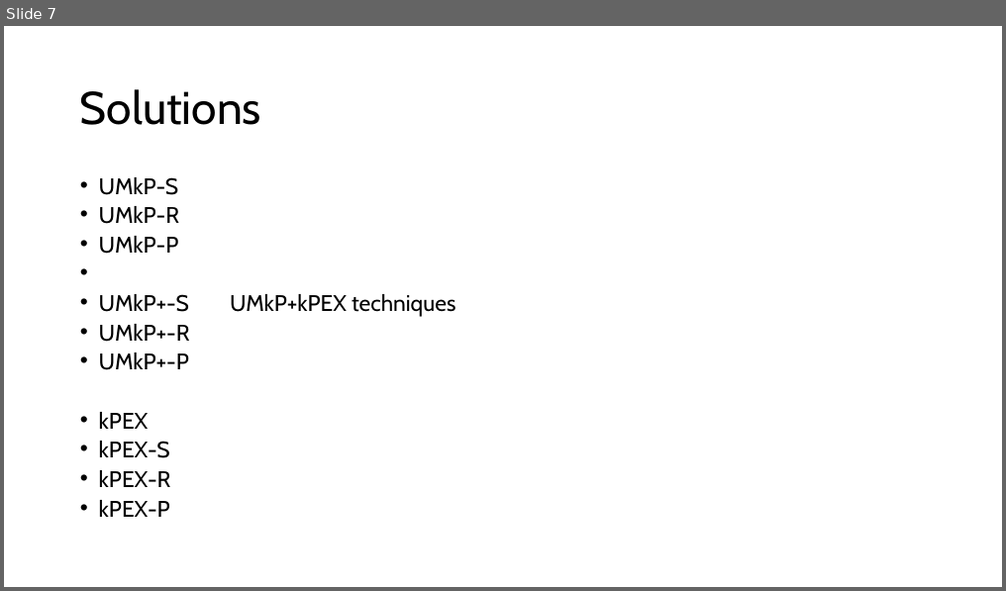
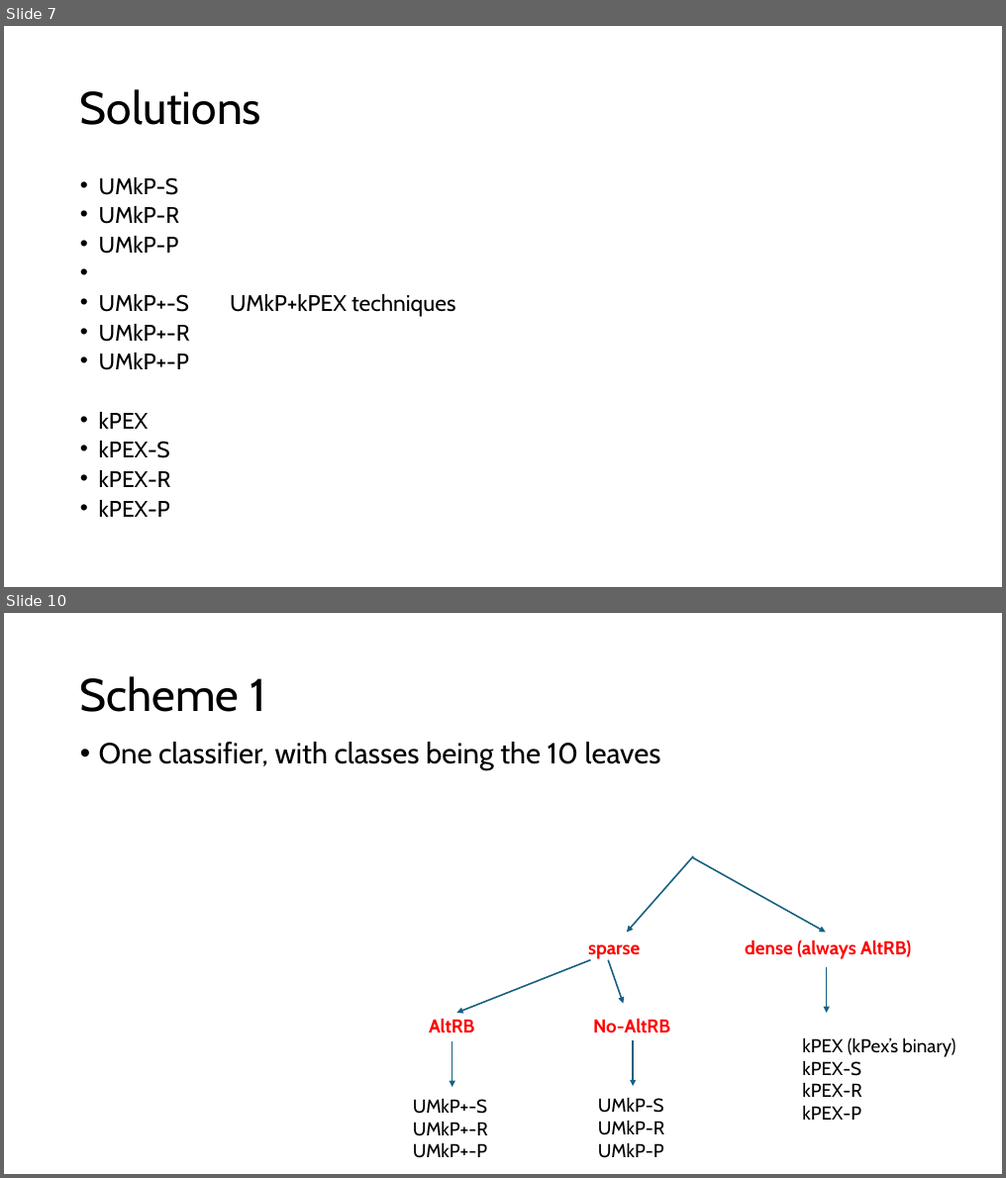
Before and after one commit to akhlaqueak/kplex-ML, a slide deck: results explorations.pptx. Shown one above the other, each under a label of ours: slide 7 before the commit, slides 7 and 10 after it; the slides between them are not shown. The pictures are 1006x591 and 1006x1178 pixels, drawn with LibreOffice and Linux fonts; fonts in the diff are those of the drawing. Boxes give left, top, right and bottom in pixels: in the first picture for what was removed or moved away, otherwise in the second. Text is boxed around its words. In the diff, an @@ line names an element or a change of style, - is before the commit and + after.

```diff
--- a/results explorations.pptx
+++ b/results explorations.pptx
@@ slide 10 added at box(4, 613, 1002, 1174), background #FFFFFF @@
@@ title added at box(80, 676, 265, 712), 44 pt, text #000000 @@
+Scheme 1
@@ text added at box(99, 742, 661, 770), 28 pt, text #000000 @@
+• One classifier, with classes being the 10 leaves
@@ arrow added from (693, 857) to (627, 933), #156082 1.5 pt @@
@@ arrow added from (693, 858) to (826, 933), #156082 1.5 pt @@
@@ arrow added from (591, 960) to (456, 1013), #156082 1.5 pt @@
@@ text added at box(588, 945, 640, 959), 18 pt, text #FF0000, bold @@
+sparse
@@ arrow added from (608, 960) to (623, 1004), #156082 1.5 pt @@
@@ text added at box(745, 940, 911, 959), 18 pt, text #FF0000, bold @@
+dense (always AltRB)
@@ arrow added from (827, 967) to (827, 1013), #156082 1.5 pt @@
@@ text added at box(429, 1018, 474, 1034), 18 pt, text #FF0000, bold @@
+AltRB
@@ text added at box(593, 1018, 670, 1034), 18 pt, text #FF0000, bold @@
+No-AltRB
@@ arrow added from (452, 1042) to (452, 1087), #156082 1.5 pt @@
@@ arrow added from (633, 1042) to (633, 1086), #156082 1.5 pt @@
@@ text added at box(802, 1038, 955, 1120), 18 pt, text #000000 @@
+kPEX (kPex’s binary)
+kPEX-S
+kPEX-R
+kPEX-P
@@ text added at box(413, 1098, 488, 1158), 18 pt, text #000000 @@
+UMkP+-S
+UMkP+-R
+UMkP+-P
@@ text added at box(598, 1097, 664, 1158), 18 pt, text #000000 @@
+UMkP-S
+UMkP-R
+UMkP-P
```
Also in this commit, not shown: 4 other slides added, 17 other files.
